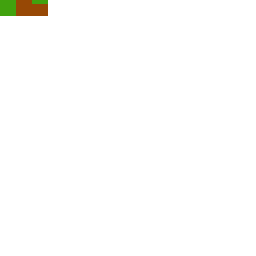
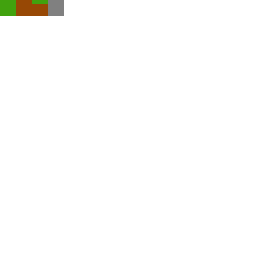
Before/after of a 256x256 layered artwork. What changed in the layer stack:
painted on "Background" over [48,0,64,16]
